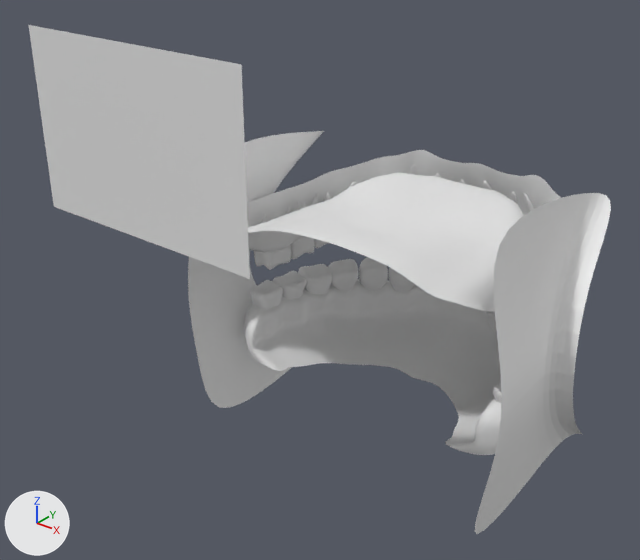
An edit to the Blender file DentistForever/Assets/Art/Teeth/teeth.blend, drawn before and after from the same camera.
The view is the same before and after, from a 50 mm camera at (2.85, -3.79, 2.69) aimed at (-0.22, 0.04, 0.31). The axes (+X, +Y, +Z) are drawn at lower left. The lights are the same throughout.

Objects in the first picture: 'Cheeks', 'L_Lower_Premolar_1', 'L_Lower_Premolar_2', 'L_Upper_Molar_3', 'Lower Palate', 'Upper Palate', 'eruption-chart-600x400'.
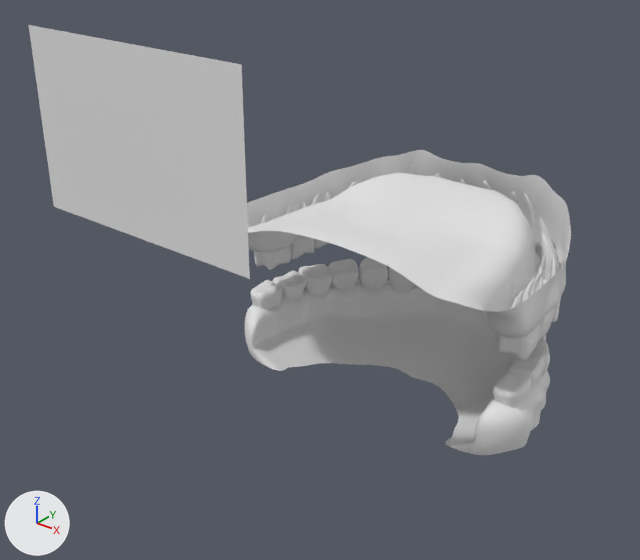
Where the newer file only moved an object's origin or applied its transform, the numbers keep the older frame.

Scene script edits in JSON lines:
```json
{"block": "me_cube_018", "where": "# used by ob_upper_palate; location = (0.0, 0.0, 0.0); scale = (1.0, 1.5, 1.0)"}
{"op": "remove", "block": "me_cube_018", "code": "me_cube_018.from_pydata(...)  # 152 vertices, 136 faces; spans x 0.0..1.097, y -0.095..1.12, z 0.154..0.73"}
{"op": "add", "block": "me_cube_018", "code": "me_cube_018.from_pydata(...)  # 289 vertices, 272 faces; spans x -1.097..1.097, y -0.095..1.12, z 0.154..0.73"}
{"block": "me_cube_018", "change": "me_cube_018 part 1"}
{"block": "me_cube_018", "change": "132 vertices are added at x -1.097..-0.073, y -0.095..1.12, z 0.154..0.73"}
{"block": "me_cube_018", "change": "5 new vertices lie (0.0, 0.0, 0.114) away from vertices in x -1.079..-0.518, y 0.08..1.048, z 0.302..0.416"}
{"block": "me_cube_018", "change": "136 new faces join them"}
{"block": "me_cube_001", "where": "# used by ob_lower_palate; location = (0.0, 0.0, 0.0); scale = (1.0, 1.5, 1.0)"}
{"op": "remove", "block": "me_cube_001", "code": "me_cube_001.from_pydata(...)  # 144 vertices, 122 faces; spans x 0.0..1.13, y 0.068..1.082, z -0.698..-0.154"}
{"op": "add", "block": "me_cube_001", "code": "me_cube_001.from_pydata(...)  # 280 vertices, 244 faces; spans x -1.13..1.13, y 0.068..1.082, z -0.698..-0.154"}
{"block": "me_cube_001", "change": "me_cube_001 part 2"}
{"block": "me_cube_001", "change": "136 vertices are added at x -1.13..-0.052, y 0.068..1.082, z -0.698..-0.154"}
{"block": "me_cube_001", "change": "122 new faces join them"}
{"op": "remove", "block": "ob_cheeks", "code": "_m = ob_cheeks.modifiers.new('Mirror', 'MIRROR')"}
{"op": "add", "block": "ob_cheeks", "code": "ob_cheeks.hide_set(True)"}
{"op": "remove", "block": "ob_upper_palate", "code": "_m = ob_upper_palate.modifiers.new('Mirror', 'MIRROR')"}
{"op": "remove", "block": "ob_upper_palate", "code": "_m.use_clip = True"}
{"op": "remove", "block": "ob_lower_palate", "code": "_m = ob_lower_palate.modifiers.new('Mirror', 'MIRROR')"}
{"op": "remove", "block": "ob_lower_palate", "code": "_m.use_clip = True"}
```

Where the change shows, as pixel boxes [x1, y1, x2, y2] in the pictures (640 x 560 px):
```json
{"object": "Cheeks", "change": "hidden", "before": [188, 131, 611, 534]}
{"part": 1, "of": "me_cube_018", "change": "added", "after": [247, 150, 482, 253]}
{"part": 2, "of": "me_cube_001", "change": "added", "after": [245, 279, 462, 378]}
```
